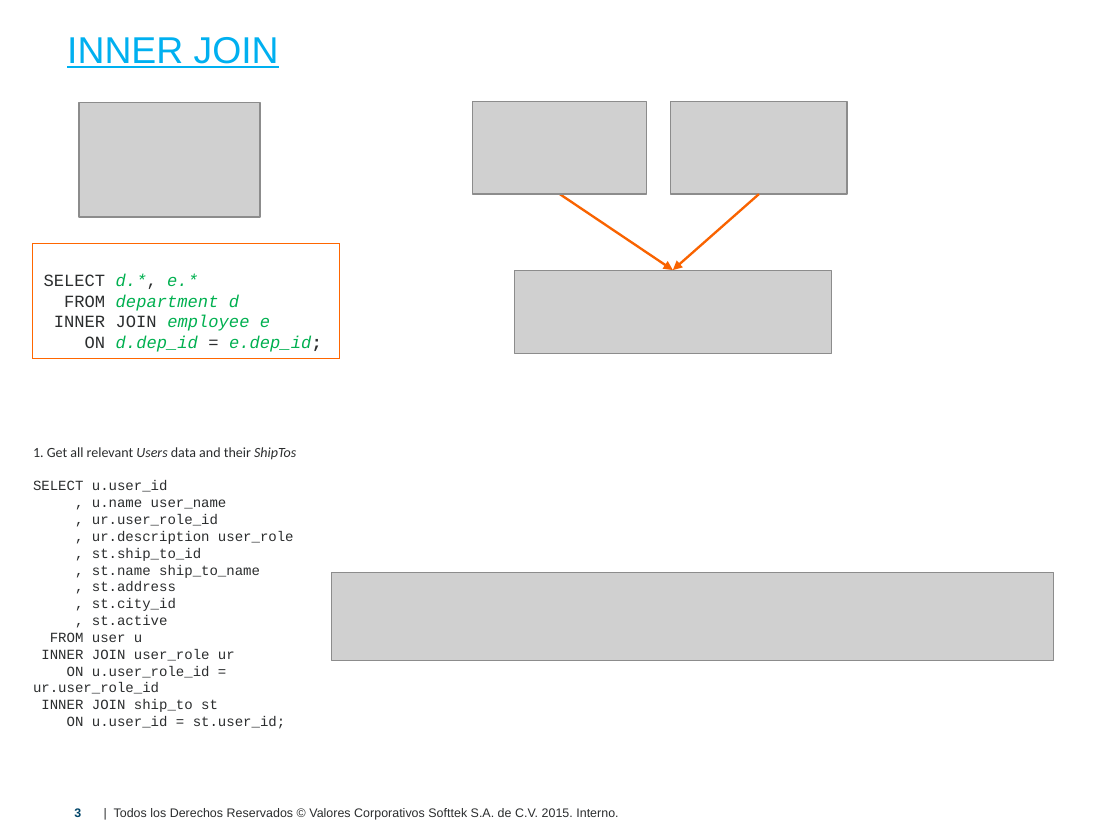
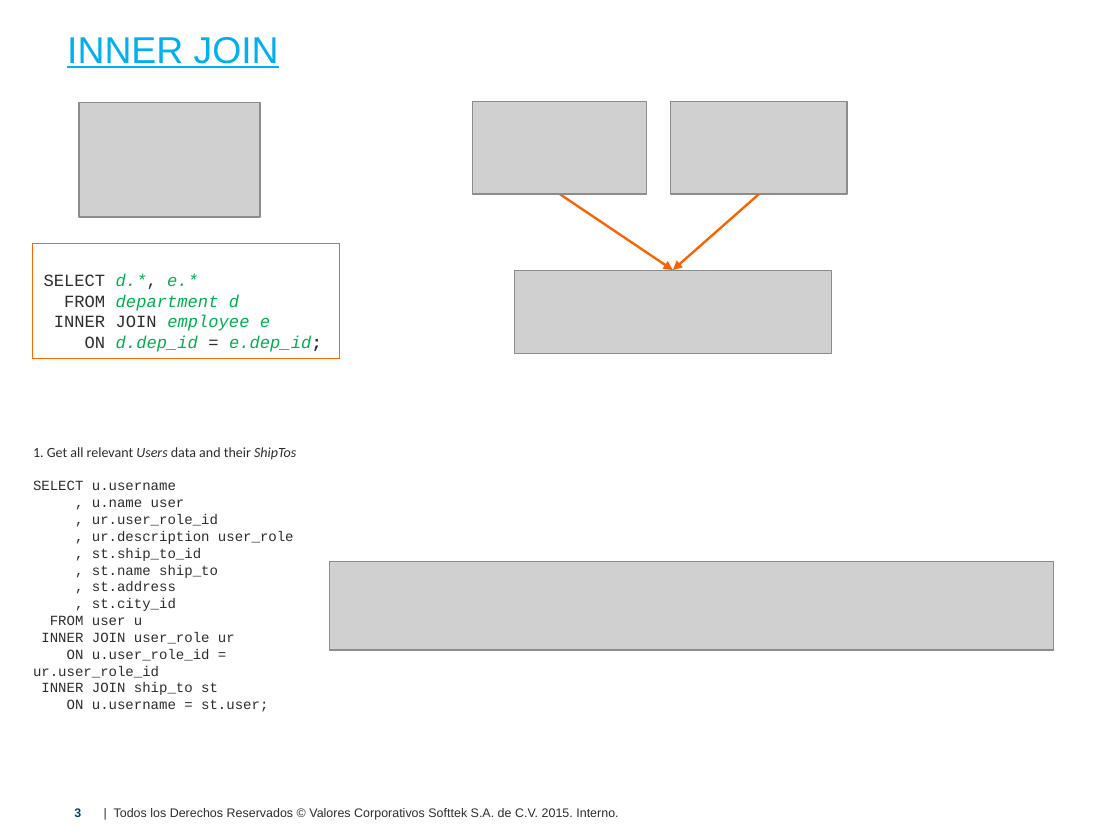
Before and after one commit to softtekAcademy/JavaCourse2016, a slide deck: slide 3 of SQL-master/SQL [3] Joins.pptx. Drawn at 1120x840 pixels with LibreOffice and Linux fonts; fonts in the diff are those of the drawing; grey boxes stand for pictures; background and template pictures are left out. Boxes give left, top, right and bottom in pixels: in the first picture for what was removed or moved away, otherwise in the second. Text is boxed around its words. In the diff, an @@ line names an element or a change of style, - is before the commit and + after.

```diff
--- a/SQL-master/SQL [3] Joins.pptx
+++ b/SQL-master/SQL [3] Joins.pptx
@@ text at (33, 480, 185, 507): text changed @@
-SELECT u.user_id
-, u.name user_name
+SELECT u.username
+, u.name user
@@ text at (92, 565, 218, 578): text changed @@
-, st.name ship_to_name
+, st.name ship_to
@@ picture: place and size @@
-picture at (332, 572, 1054, 661)
+picture at (329, 561, 1054, 650)
@@ text at (92, 615, 168, 625): paragraph removed @@
-, st.active
@@ text at (67, 699, 268, 712): text changed @@
-ON u.user_id = st.user_id;
+ON u.username = st.user;
```
Also in this commit, not shown: 7 other slides changed, 6 other files.
